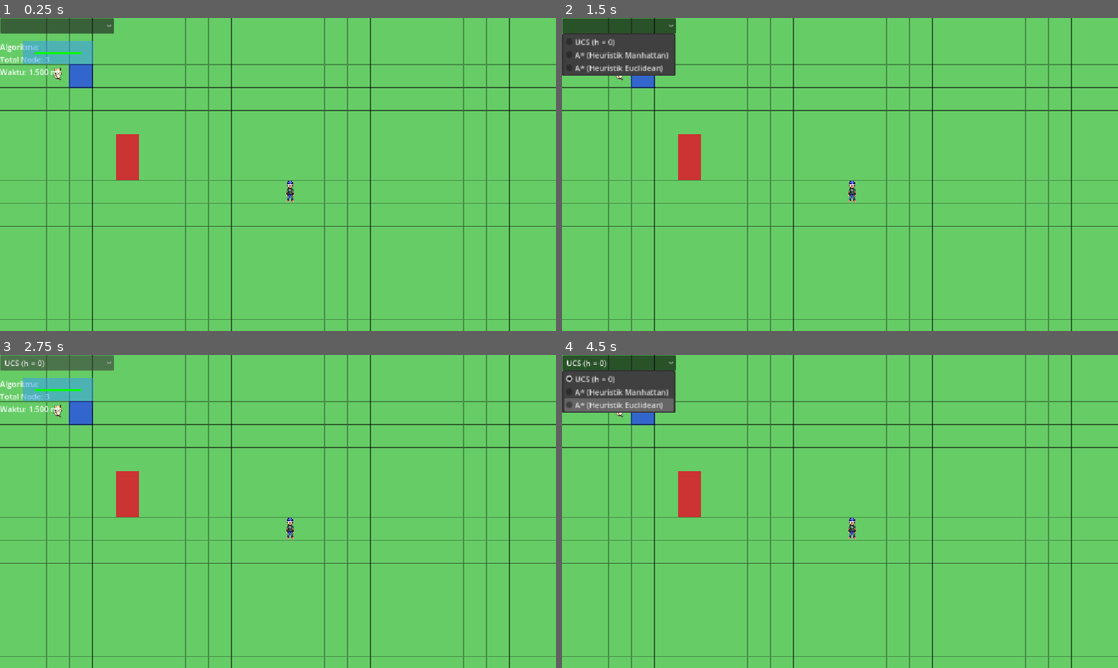
Above: before the commit, frames 1-4 (two rows, left to right).
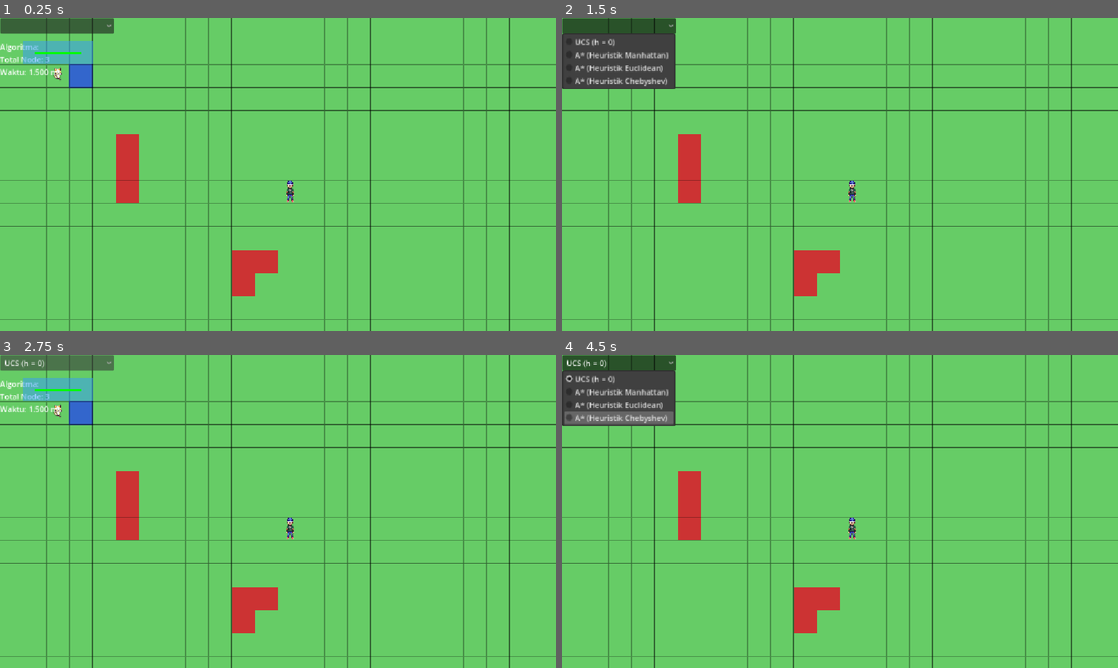
Above: after the commit, the same moments.

Repository: hanifmyssr/Tubes-AI-Kelompok7
Game: Godot game, scene res://Scenes/main.tscn
The game is run twice, just before and just after one commit, with the same random seed, the same clock (stepped at 60 frames per second) and the same inputs.
Inputs (mouse positions are in pixels of both pictures, inside the frame that each line leads up to):
- Up to frame 1 (0.25 s): no input
- Up to frame 2 (1.5 s): click (617, 27) at 0.5 s; tap Enter (ui_accept) at 1.25 s; hold Right (ui_right) from 1.28 s (still down)
- Up to frame 3 (2.75 s): tap Enter (ui_accept) at 1.52, 2, 2.27 s; release Right (ui_right) at 2.03 s; hold Down (ui_down) from 2.03 s (still down)
- Up to frame 4 (4.5 s): release Down (ui_down) at 2.75 s; click "UCS (h = 0)" at 2.75 s; tap Enter (ui_accept) at 3.5, 4.25 s; hold Right (ui_right) 3.53-4.28 s; hold Up (ui_up) from 4.28 s (still down)

The runs differ from the first frame. In frame 1, 1.2% of the frame differs, in the area x 20-50%, y 51-89%; in frame 2, 2.1%; in frame 3, 1.2%; in frame 4, 2.8%, in the area x 0-50%, y 13-89%.

Commit message:
save sebelum turu

Diff:
--- a/Scenes/UI/debug_overlay.tscn
+++ b/Scenes/UI/debug_overlay.tscn
@@ -16,10 +16,12 @@
 offset_right = 236.0
 offset_bottom = 32.0
 focus_mode = 0
-item_count = 3
+item_count = 4
 popup/item_0/text = "UCS (h = 0)"
 popup/item_0/id = 0
 popup/item_1/text = "A* (Heuristik Manhattan)"
 popup/item_1/id = 1
 popup/item_2/text = "A* (Heuristik Euclidean)"
 popup/item_2/id = 2
+popup/item_3/text = "A* (Heuristik Chebyshev)"
+popup/item_3/id = 3
--- a/Scripts/Characters/NPC.gd
+++ b/Scripts/Characters/NPC.gd
@@ -8,8 +8,10 @@
 #               antar sel menggunakan Godot Tween.
 # ==============================================================================
 
-class_name NPC
 extends Node2D
+
+# Tambahkan variabel ini di bagian atas (setelah deklarasi class_name/extends)
+@export_enum("A_STAR_MANHATTAN", "A_STAR_EUCLIDEAN", "A_STAR_CHEBYSHEV", "UCS") var current_algorithm: String = "A_STAR_MANHATTAN"
 
 ## Sinyal yang dipancarkan saat Bolu selesai berjalan menyusuri seluruh rute
 signal movement_finished
@@ -77,3 +79,26 @@
 
 	# Pancarkan sinyal bahwa Bolu telah sampai di tujuan
 	movement_finished.emit()
+	# Tambahkan fungsi ini di bagian tengah/bawah skrip NPC.gd
+func calculate_and_move(target_pos: Vector2i, grid_manager) -> void:
+	var result: Dictionary = {}
+
+	match current_algorithm:
+		"A_STAR_MANHATTAN":
+			result = AStarAlgorithm.search(grid_pos, target_pos, grid_manager, AStarAlgorithm.HeuristicType.MANHATTAN)
+		"A_STAR_EUCLIDEAN":
+			result = AStarAlgorithm.search(grid_pos, target_pos, grid_manager, AStarAlgorithm.HeuristicType.EUCLIDEAN)
+		"A_STAR_CHEBYSHEV":
+			result = AStarAlgorithm.search(grid_pos, target_pos, grid_manager, AStarAlgorithm.HeuristicType.CHEBYSHEV)
+		"UCS":
+			result = UCS.search(grid_pos, target_pos, grid_manager)
+
+	var path: Array[Vector2i] = result.get("path", [])
+	var visited: Array[Vector2i] = result.get("visited_nodes", [])
+	var total_expanded: int = result.get("total_expanded", 0)
+	var time_ms: float = result.get("execution_time_ms", 0.0)
+
+	GameManager.path_calculated.emit(path, visited, time_ms)
+
+	if path.size() > 0:
+		move_along_path(path)
--- a/Scripts/Pathfinding/AStar.gd
+++ b/Scripts/Pathfinding/AStar.gd
@@ -87,7 +87,7 @@
 		# Jika f(n) sama, prioritaskan node dengan nilai h(n) lebih kecil (Tie-breaking).
 		open_list.sort_custom(
 			func(a: PathNode, b: PathNode):
-				if Mathf.is_equal_approx(a.f, b.f):
+				if is_equal_approx(a.f, b.f):
 					return a.h < b.h
 				return a.f < b.f
 		)
--- a/Scripts/map/map_data.gd
+++ b/Scripts/map/map_data.gd
@@ -20,6 +20,11 @@
 	# Contoh rintangan dan sungai untuk tes visual
 	grid[Vector2i(5, 5)] = TerrainType.OBSTACLE
 	grid[Vector2i(5, 6)] = TerrainType.OBSTACLE
+	grid[Vector2i(5, 7)] = TerrainType.OBSTACLE
+	grid[Vector2i(10, 10)] = TerrainType.OBSTACLE
+	grid[Vector2i(11, 10)] = TerrainType.OBSTACLE
+	grid[Vector2i(10, 11)] = TerrainType.OBSTACLE
+
 	grid[Vector2i(3, 2)] = TerrainType.RIVER
 
 func is_valid_position(pos: Vector2i) -> bool:
@@ -52,3 +57,15 @@
 
 			draw_rect(rect, color)
 			draw_rect(rect, Color(0, 0, 0, 0.3), false, 1.0) # Garis batas grid
+
+func is_walkable(pos: Vector2i) -> bool:
+	return is_valid_position(pos) and not is_obstacle(pos)
+
+func get_neighbors(pos: Vector2i) -> Array[Vector2i]:
+	var neighbors: Array[Vector2i] = []
+	var directions = [Vector2i.UP, Vector2i.DOWN, Vector2i.LEFT, Vector2i.RIGHT]
+	for dir in directions:
+		var target_pos = pos + dir
+		if is_walkable(target_pos):
+			neighbors.append(target_pos)
+	return neighbors
